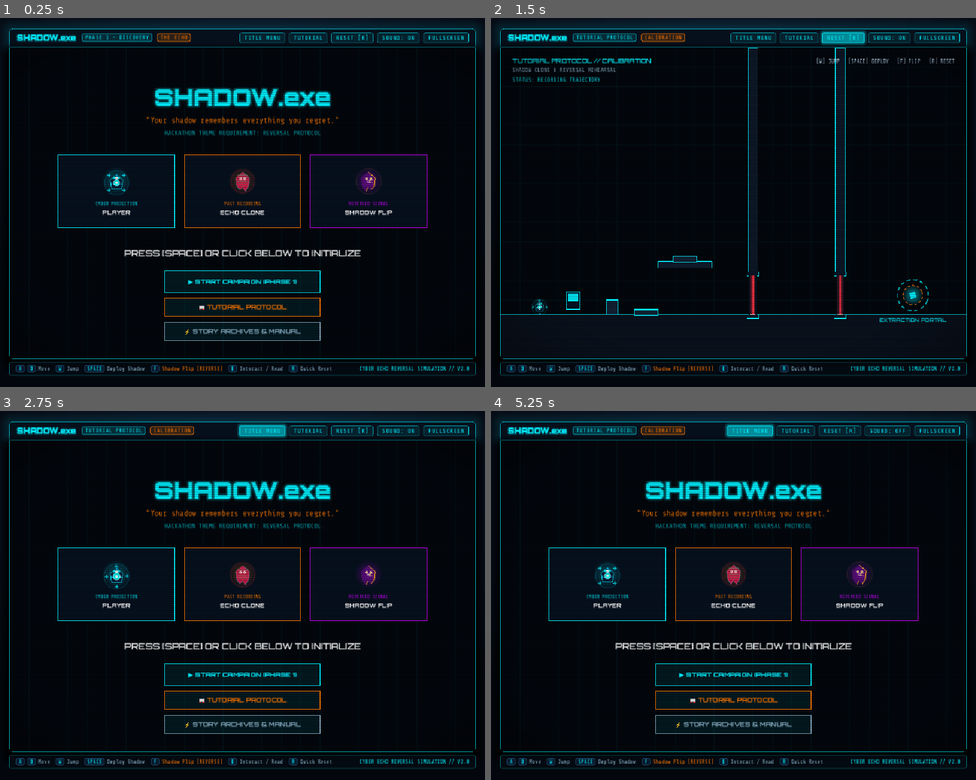
Above: before the commit, frames 1-4 (two rows, left to right).
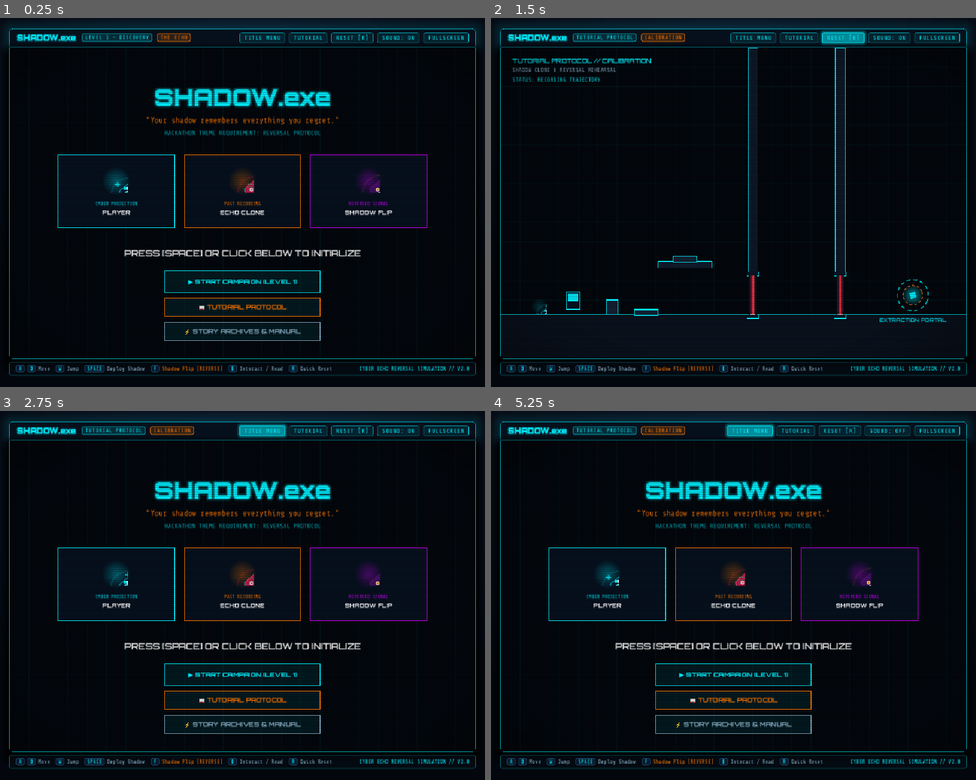
Above: after the commit, the same moments.

Repository: kirtansukhadiya/SHADOW.exe
Game: Godot game, scene res://scenes/WebGame.tscn
The game is run twice, just before and just after one commit, with the same random seed, the same clock (stepped at 60 frames per second) and the same inputs.
Inputs:
- Up to frame 1 (0.25 s): no input
- Up to frame 2 (1.5 s): click "TUTORIAL" at 0.5 s; click "RESET [R]" at 1.25 s
- Up to frame 3 (2.75 s): click "TITLE MENU" at 2 s
- Up to frame 4 (5.25 s): click "SOUND: ON" at 2.75 s; click "TUTORIAL" at 3.5 s; click "RESET [R]" at 4.25 s; click "TITLE MENU" at 5 s

The runs differ from the first frame. In frame 1, 0.5% of the frame differs, in the area x 17-79%, y 4-73%; in frame 2, 0.2%; in frame 3, 0.5%; in frame 4, 0.5%.

Commit message:
prototype 3

Diff:
--- a/scripts/hud.gd
+++ b/scripts/hud.gd
@@ -33,13 +33,6 @@
 	_status_label.size = Vector2(560, 0)
 	_status_label.autowrap_mode = TextServer.AUTOWRAP_WORD_SMART
 	root.add_child(_status_label)
-
-	# Top-right quick action helper
-	var helper := UI.label("[W] JUMP   [SPACE] DEPLOY   [F] FLIP   [R] RESET", UI.mono(), 11, UI.TEXT_HINT)
-	helper.horizontal_alignment = HORIZONTAL_ALIGNMENT_RIGHT
-	helper.position = Vector2(960 - 24 - 440, 32 - UI.mono().get_ascent(11))
-	helper.size = Vector2(440, 0)
-	root.add_child(helper)
 
 	root.add_child(_build_key_legend())
 
--- a/scripts/main_menu.gd
+++ b/scripts/main_menu.gd
@@ -55,7 +55,7 @@
 
 	_centered_label("PRESS [SPACE] OR CLICK BELOW TO INITIALIZE", UI.orbitron(600), 18, Color.WHITE, 430)
 
-	_add_button("▶ START CAMPAIGN (PHASE 1)", UI.CYAN, 460, 44, _on_start_pressed)
+	_add_button("▶ START CAMPAIGN (LEVEL 1)", UI.CYAN, 460, 44, _on_start_pressed)
 	_add_button("📖 TUTORIAL PROTOCOL", UI.ORANGE, 515, 38, _on_tutorial_pressed)
 	_add_button("⚡ STORY ARCHIVES & MANUAL", UI.TEXT_MUTED, 565, 38, _on_manual_pressed)
 
@@ -115,7 +115,8 @@
 		# Soft colored aura behind the sprite (stands in for canvas shadowBlur).
 		for r in [30.0, 22.0, 15.0]:
 			draw_circle(center, r, Color(c[0], 0.07))
-		draw_texture_rect(_frames[c[3]][frame], Rect2(center - Vector2(32, 32), Vector2(64, 64)), false)
+		var src := Rect2(frame * 32.0, c[3] * 32.0, 32.0, 32.0)
+		draw_texture_rect_region(preload("res://assets/art/spritesheet.png"), Rect2(center - Vector2(24, 24), Vector2(48, 48)), src)
 
 
 func _card_x(i: int) -> float:
--- a/scripts/sidescroll_level1.gd
+++ b/scripts/sidescroll_level1.gd
@@ -1,4 +1,4 @@
-## Phase 1 — DISCOVERY: The Echo
+## Level 1 — DISCOVERY: The Echo
 ## The player awakens in a digital chamber.
 ## Stepping onto the start plate, leaping across the void platforms to Plate 1,
 ## deploying the shadow to open Door 1, and executing SHADOW FLIP ([F]) to reverse
@@ -8,7 +8,7 @@
 var _revealed_reversal: bool = false
 
 func _ready() -> void:
-	level_phase_name = "PHASE 1 — DISCOVERY // THE ECHO"
+	level_phase_name = "LEVEL 1 — DISCOVERY // THE ECHO"
 	level_subtitle = "ECHO DETECTED. REVERSE\nSYNCHRONIZATION ACTIVE."
 	level_hint = "Step on Plate 2 -> jump to Plate 1. Deploy [SPACE] for Door 1, then enter airlock & FLIP [F] for Door 2!"
 	super._ready()
--- a/scripts/sidescroll_level2.gd
+++ b/scripts/sidescroll_level2.gd
@@ -1,4 +1,4 @@
-## Phase 2 — DOUBT: The Opposite
+## Level 2 — DOUBT: The Opposite
 ## The player enters a connected room with more challenging switch placement.
 ## Subtle system messages imply that something is wrong with their identity.
 ## Requires SHADOW FLIP ([F]) to reverse through the airlock!
@@ -7,7 +7,7 @@
 var _revealed_doubt: bool = false
 
 func _ready() -> void:
-	level_phase_name = "PHASE 2 — DOUBT // THE OPPOSITE"
+	level_phase_name = "LEVEL 2 — DOUBT // THE OPPOSITE"
 	level_subtitle = "WARNING: ORIGINAL SIGNAL\nNOT FOUND."
 	level_hint = "Start on Plate 2 -> climb to Plate 1 -> wait at Door 1. Deploy [SPACE], enter airlock, then FLIP [F]!"
 	super._ready()
--- a/scripts/sidescroll_level3.gd
+++ b/scripts/sidescroll_level3.gd
@@ -1,4 +1,4 @@
-## Phase 3 — REVELATION: The Original
+## Level 3 — REVELATION: The Original
 ## The final chamber uses the shadow mechanic, but its conclusion reveals that
 ## the player is the future projection and the shadow is the original!
 extends "res://scripts/sidescroll_level_base.gd"
@@ -6,7 +6,7 @@
 var _revelation_shown: bool = false
 
 func _ready() -> void:
-	level_phase_name = "PHASE 3 — REVELATION // THE ORIGINAL"
+	level_phase_name = "LEVEL 3 — REVELATION // THE ORIGINAL"
 	level_subtitle = "IDENTITY ERROR: YOU ARE THE ECHO."
 	level_hint = "Route Plate 1 -> Plate 2. Pass Doors 1 & 2, then execute SHADOW FLIP [F] for the System Core!"
 	super._ready()
--- a/scripts/sidescroll_level_base.gd
+++ b/scripts/sidescroll_level_base.gd
@@ -5,7 +5,7 @@
 
 const WebWorld := preload("res://scripts/web_world.gd")
 
-@export var level_phase_name: String = "PHASE 1 - DISCOVERY"
+@export var level_phase_name: String = "LEVEL 1 - DISCOVERY"
 @export var level_subtitle: String = "ECHO DETECTED. REVERSE SYNCHRONIZATION ACTIVE."
 @export var level_hint: String = "Jump [W] to plate -> return below. Deploy [SPACE], then proceed."
 
--- a/scripts/sidescroll_player.gd
+++ b/scripts/sidescroll_player.gd
@@ -114,6 +114,7 @@
 		return
 	var moving := absf(velocity.x) > 1.0
 	var frame_idx: int = int(_anim_timer) % _anim_frames.size() if moving else 0
-	draw_set_transform(Vector2.ZERO, 0.0, Vector2(facing * 0.7, 0.7))
-	draw_texture(_anim_frames[frame_idx], -_anim_frames[frame_idx].get_size() * 0.5)
+	draw_set_transform(Vector2.ZERO, 0.0, Vector2(signf(facing) if facing != 0.0 else 1.0, 1.0))
+	var src := Rect2(frame_idx * 32.0, 0.0, 32.0, 32.0)
+	draw_texture_rect_region(preload("res://assets/art/spritesheet.png"), Rect2(-16, -16, 32, 32), src)
 	draw_set_transform(Vector2.ZERO, 0.0, Vector2.ONE)
--- a/scripts/sidescroll_shadow.gd
+++ b/scripts/sidescroll_shadow.gd
@@ -118,13 +118,12 @@
 	var col := _color()
 	WebWorld.draw_glow(self, Vector2.ZERO, 22.0, Color(col, 0.4))
 
-	var frames := _frames_reverse if is_reversed else _frames_forward
-	if not frames.is_empty():
-		var frame_idx: int = int(_time_alive * 10.0) % frames.size() if _moving else 0
-		var tex := frames[frame_idx]
-		draw_set_transform(Vector2.ZERO, 0.0, Vector2(_facing * 0.7, 0.7))
-		draw_texture(tex, -tex.get_size() * 0.5)
-		draw_set_transform(Vector2.ZERO, 0.0, Vector2.ONE)
+	var row := 2.0 if is_reversed else 1.0
+	var frame_idx: int = int(_time_alive * 10.0) % 8 if _moving else 0
+	draw_set_transform(Vector2.ZERO, 0.0, Vector2(signf(_facing) if _facing != 0.0 else 1.0, 1.0))
+	var src := Rect2(frame_idx * 32.0, row * 32.0, 32.0, 32.0)
+	draw_texture_rect_region(preload("res://assets/art/spritesheet.png"), Rect2(-16, -16, 32, 32), src)
+	draw_set_transform(Vector2.ZERO, 0.0, Vector2.ONE)
 
 	# Name tag
 	var tag := "<< REVERSED SHADOW" if is_reversed else "ECHO SHADOW >>"
--- a/scripts/terminal_modal.gd
+++ b/scripts/terminal_modal.gd
@@ -11,6 +11,7 @@
 
 var _title: Label
 var _body: Label
+var _btn: Button
 var _open: bool = false
 
 
@@ -67,14 +68,14 @@
 	btn_gap.custom_minimum_size = Vector2(0, 20)
 	vb.add_child(btn_gap)
 
-	var btn := Button.new()
-	btn.text = "ACKNOWLEDGE [SPACE / ENTER]"
-	btn.size_flags_horizontal = Control.SIZE_SHRINK_END
-	btn.add_theme_font_override("font", UI.orbitron(800))
-	btn.add_theme_font_size_override("font_size", 13)
-	btn.add_theme_color_override("font_color", UI.CYAN)
-	btn.add_theme_color_override("font_hover_color", UI.BG)
-	btn.add_theme_color_override("font_pressed_color", UI.BG)
+	_btn = Button.new()
+	_btn.text = "ACKNOWLEDGE [SPACE / ENTER]"
+	_btn.size_flags_horizontal = Control.SIZE_SHRINK_END
+	_btn.add_theme_font_override("font", UI.orbitron(800))
+	_btn.add_theme_font_size_override("font_size", 13)
+	_btn.add_theme_color_override("font_color", UI.CYAN)
+	_btn.add_theme_color_override("font_hover_color", UI.BG)
+	_btn.add_theme_color_override("font_pressed_color", UI.BG)
 	var normal := UI.box(Color(UI.CYAN, 0.15), UI.CYAN, 1, 3)
 	normal.content_margin_left = 24
 	normal.content_margin_right = 24
@@ -84,23 +85,25 @@
 	hover.bg_color = UI.CYAN
 	hover.shadow_color = Color(UI.CYAN, 0.8)
 	hover.shadow_size = 10
-	btn.add_theme_stylebox_override("normal", normal)
-	btn.add_theme_stylebox_override("hover", hover)
-	btn.add_theme_stylebox_override("pressed", hover)
-	btn.add_theme_stylebox_override("focus", StyleBoxEmpty.new())
-	btn.focus_mode = Control.FOCUS_NONE
-	btn.mouse_default_cursor_shape = Control.CURSOR_POINTING_HAND
-	btn.pressed.connect(close)
-	vb.add_child(btn)
+	_btn.add_theme_stylebox_override("normal", normal)
+	_btn.add_theme_stylebox_override("hover", hover)
+	_btn.add_theme_stylebox_override("pressed", hover)
+	_btn.add_theme_stylebox_override("focus", StyleBoxEmpty.new())
+	_btn.focus_mode = Control.FOCUS_NONE
+	_btn.mouse_default_cursor_shape = Control.CURSOR_POINTING_HAND
+	_btn.pressed.connect(close)
+	vb.add_child(_btn)
 
 
 func is_open() -> bool:
 	return _open
 
 
-func open(title: String, text: String) -> void:
+func open(title: String, text: String, button_text: String = "ACKNOWLEDGE [SPACE / ENTER]") -> void:
 	_title.text = title
 	_body.text = text
+	if _btn:
+		_btn.text = button_text
 	_open = true
 	visible = true
 	if pause_tree:
@@ -125,6 +128,7 @@
 	if not _open:
 		return
 	if event is InputEventKey and event.pressed and not event.echo:
-		if event.keycode in [KEY_SPACE, KEY_ENTER, KEY_KP_ENTER, KEY_ESCAPE]:
+		var code: Key = event.physical_keycode if event.physical_keycode != KEY_NONE else event.keycode
+		if code in [KEY_SPACE, KEY_ENTER, KEY_KP_ENTER, KEY_ESCAPE] or event.keycode in [KEY_SPACE, KEY_ENTER, KEY_KP_ENTER, KEY_ESCAPE]:
 			get_viewport().set_input_as_handled()
 			close()
--- a/scripts/web_game.gd
+++ b/scripts/web_game.gd
@@ -8,6 +8,7 @@
 const WebWorld := preload("res://scripts/web_world.gd")
 const TerminalModal := preload("res://scripts/terminal_modal.gd")
 const WebAudio := preload("res://scripts/web_audio.gd")
+const SPRITESHEET := preload("res://assets/art/spritesheet.png")
 # Animation frames per sprite row (0 player, 1 echo shadow, 2 reversed shadow).
 # The combined spritesheet.png is misaligned and clips the characters, so the
 # individual 64x64 frames are used instead.
@@ -62,9 +63,9 @@
 		},
 		"exit": [850, 510],
 	},
-	# LEVEL 1: PHASE 1 - DISCOVERY (THE ECHO)
+	# LEVEL 1: DISCOVERY (THE ECHO)
 	{
-		"name": "PHASE 1 - DISCOVERY",
+		"name": "LEVEL 1 - DISCOVERY",
 		"phase": "THE ECHO",
 		"subtitle": "ECHO DETECTED. REVERSE SYNCHRONIZATION ACTIVE.",
 		"spawn": [70, 520],
@@ -91,9 +92,9 @@
 		},
 		"exit": [850, 500],
 	},
-	# LEVEL 2: PHASE 2 - DOUBT (THE OPPOSITE)
+	# LEVEL 2: DOUBT (THE OPPOSITE)
 	{
-		"name": "PHASE 2 - DOUBT",
+		"name": "LEVEL 2 - DOUBT",
 		"phase": "THE OPPOSITE",
 		"subtitle": "WARNING: ORIGINAL SIGNAL NOT FOUND.",
 		"spawn": [70, 520],
@@ -119,9 +120,9 @@
 		},
 		"exit": [870, 510],
 	},
-	# LEVEL 3: PHASE 3 - REVELATION (THE ORIGINAL)
+	# LEVEL 3: REVELATION (THE ORIGINAL)
 	{
-		"name": "PHASE 3 - REVELATION",
+		"name": "LEVEL 3 - REVELATION",
 		"phase": "THE ORIGINAL",
 		"subtitle": "IDENTITY ERROR: YOU ARE THE ECHO.",
 		"spawn": [70, 520],
@@ -360,6 +361,14 @@
 	_canvas.add_child(crt)
 
 	_modal = TerminalModal.new()
+	_modal.closed.connect(func():
+		keys.left = false
+		keys.right = false
+		keys.jump = false
+		keys.deploy = false
+		keys.flip = false
+		keys.interact = false
+	)
 	_canvas.add_child(_modal)
 	return frame
 
@@ -397,7 +406,22 @@
 
 # ═══════════════════════════════ LEVEL RUNNER ═══════════════════════════════
 
-func load_level(idx: int) -> void:
+func show_level_instructions(_lvl: Dictionary) -> void:
+	var title: String = "PROTOCOL BRIEFING // CONTROLS & OBJECTIVE"
+	var body: String = (
+		"OPERATIONAL INSTRUCTIONS & CONTROLS:\n\n" +
+		"  • [W] / [↑]          JUMP across platforms & void\n" +
+		"  • [SPACE]            DEPLOY SHADOW (clone replays past recorded path)\n" +
+		"  • [F]                FLIP (REVERSES time! Rewinds shadow backward)\n" +
+		"  • [R]                RESET timeline sequence\n" +
+		"  • [A] / [D] / [←][→]  MOVE / SPRINT left and right\n\n" +
+		"MISSION OBJECTIVE:\n" +
+		"Cooperate with your time-reversed shadow to press plates, open security blast doors, and reach the Extraction Portal."
+	)
+	_modal.open(title, body, "START GAME [SPACE / ENTER]")
+
+
+func load_level(idx: int, show_briefing: bool = false) -> void:
 	current_level_index = idx
 	data = LEVELS[idx]
 	solids.clear()
@@ -433,17 +457,21 @@
 	_level_badge.text = data.name
 	_phase_badge.text = data.phase
 
+	# Instructions ONLY appear before Level 1
+	if show_briefing and idx == 1 and game_state == State.PLAYING:
+		show_level_instructions(data)
+
 
 func next_level() -> void:
 	if current_level_index < LEVELS.size() - 1:
-		load_level(current_level_index + 1)
+		load_level(current_level_index + 1, false)
 	else:
 		game_state = State.VICTORY
 		_audio.play("victory")
 
 
 func restart_level() -> void:
-	load_level(current_level_index)
+	load_level(current_level_index, false)
 
 
 func _update(dt: float) -> void:
@@ -671,11 +699,12 @@
 		screen_shake = maxf(0.0, screen_shake - dt * 25.0)
 
 	if game_state == State.PLAYING:
-		_update(dt)
-		if player.is_dead:
-			death_transition -= dt
-			if death_transition <= 0.0:
-				restart_level()
+		if not _modal.is_open():
+			_update(dt)
+			if player.is_dead:
+				death_transition -= dt
+				if death_transition <= 0.0:
+					restart_level()
 	_canvas.queue_redraw()
 	_brand.queue_redraw()
 
@@ -704,8 +733,10 @@
 
 func _sprite(row: int, frame: int, pos: Vector2, facing: float, draw_size: float = 32.0) -> void:
 	_canvas.draw_set_transform(_shake_off + pos, 0.0, Vector2(signf(facing) if facing != 0.0 else 1.0, 1.0))
-	var h := draw_size * FRAME_PAD_SCALE / 2.0
-	_canvas.draw_texture_rect(_frames[row][frame], Rect2(-h, -h, h * 2.0, h * 2.0), false)
+	var h := draw_size / 2.0
+	var src := Rect2(frame * 32.0, row * 32.0, 32.0, 32.0)
+	var dst := Rect2(-h, -h, draw_size, draw_size)
+	_canvas.draw_texture_rect_region(SPRITESHEET, dst, src)
 	_canvas.draw_set_transform(_shake_off)
 
 
@@ -814,7 +845,6 @@
 			status_text = "STATUS: SHADOW REPLAYING [>>]"
 			status_color = UI.ORANGE
 	_text(status_text, 24, 70, UI.mono(), 12, status_color)
-	_text("[W] JUMP   [SPACE] DEPLOY   [F] FLIP   [R] RESET", CANVAS_W - 24, 32, UI.mono(), 11, UI.TEXT_HINT, 2)
 
 	# Red death flash overlay
 	if player.is_dead:
@@ -869,7 +899,7 @@
 	_draw_card(CANVAS_W / 2.0 + 140, card_y, 240, 150, UI.VIOLET, "REVERSED SIGNAL", "SHADOW FLIP", 2, time)
 
 	_text("PRESS [SPACE] OR CLICK BELOW TO INITIALIZE", CANVAS_W / 2.0, 430, UI.orbitron(600), 18, Color.WHITE, 1)
-	_draw_menu_button(CANVAS_W / 2.0 - 160, 460, 320, 44, "▶ START CAMPAIGN (PHASE 1)", UI.CYAN)
+	_draw_menu_button(CANVAS_W / 2.0 - 160, 460, 320, 44, "▶ START CAMPAIGN (LEVEL 1)", UI.CYAN)
 	_draw_menu_button(CANVAS_W / 2.0 - 160, 515, 320, 38, "📖 TUTORIAL PROTOCOL", UI.ORANGE)
 	_draw_menu_button(CANVAS_W / 2.0 - 160, 565, 320, 38, "⚡ STORY ARCHIVES & MANUAL", UI.TEXT_MUTED)
 
@@ -911,13 +941,12 @@
 		return
 	var code: Key = event.physical_keycode
 	if event.pressed:
-		# (The modal closes itself on SPACE / ENTER / ESC before this runs.)
-		if _modal.is_open() and code in [KEY_SPACE, KEY_ENTER, KEY_ESCAPE]:
+		if _modal.is_open():
 			return
 		if game_state == State.MENU:
 			if code == KEY_SPACE or code == KEY_ENTER:
 				game_state = State.PLAYING
-				load_level(1)
+				load_level(1, true)
 			return
 		if game_state == State.VICTORY:
 			if code in [KEY_SPACE, KEY_ENTER, KEY_ESCAPE]:
@@ -953,10 +982,10 @@
 	if game_state == State.MENU:
 		if in_x and p.y >= 460 and p.y <= 504:
 			game_state = State.PLAYING
-			load_level(1)
+			load_level(1, true)
 		elif in_x and p.y >= 515 and p.y <= 553:
 			game_state = State.PLAYING
-			load_level(0)
+			load_level(0, false)
 		elif in_x and p.y >= 565 and p.y <= 603:
 			_modal.open(MANUAL_TITLE, MANUAL_TEXT)
 	elif game_state == State.VICTORY:
